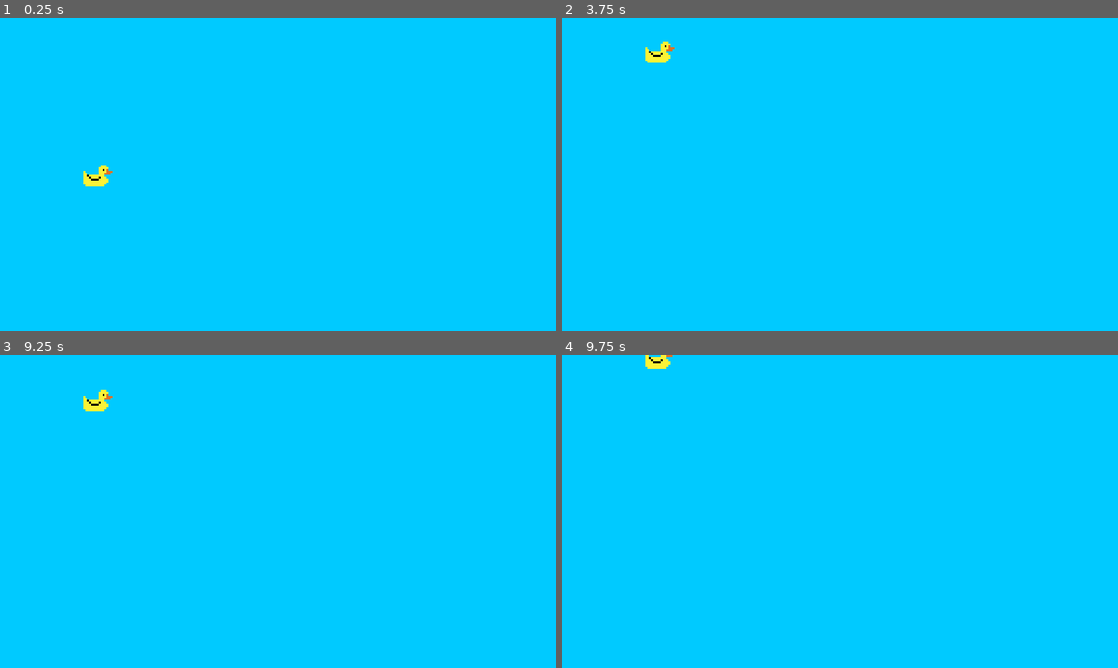
Above: before the commit, frames 1-4 (two rows, left to right).
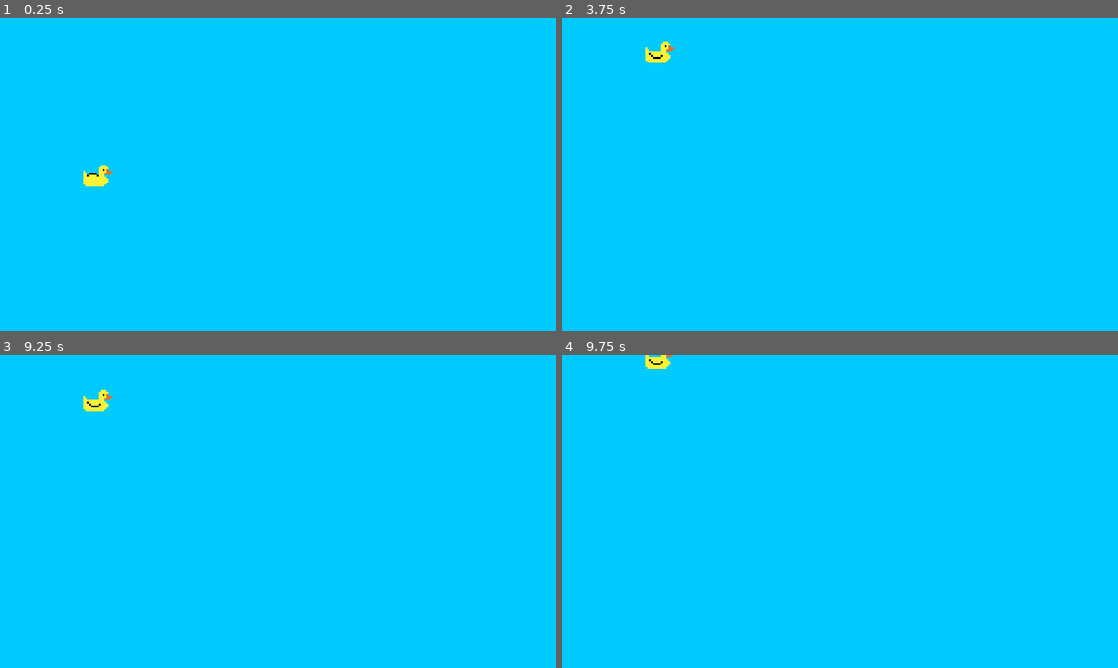
Above: after the commit, the same moments.

Repository: VintageDesign/flappy_bird
Game: Godot game, scene res://scenes/main.tscn
Two runs of this game, one before a commit and one after it. Both use one fixed random seed, a clock stepped at 60 frames per second and the inputs below.
Inputs:
- Up to frame 1 (0.25 s): no input
- Up to frame 2 (3.75 s): tap Enter at 0.5 s; hold Space (jump) 0.53-1.28 s; tap Space (jump) at 1.35, 1.52, 1.82, 2.85, 3.02, 3.32 s; hold Space (jump) 2.03-2.78 s; hold Space (jump) from 3.53 s (still down)
- Up to frame 3 (9.25 s): release Space (jump) at 4.28 s; tap Space (jump) at 4.35, 4.52, 4.82, 5.85, 6.02, 6.32, 7.35, 7.52, 7.82, 8.85, 9.02 s; hold Space (jump) 5.03-5.78 s; hold Space (jump) 6.53-7.28 s; hold Space (jump) 8.03-8.78 s
- Up to frame 4 (9.75 s): tap Space (jump) at 9.32 s; hold Space (jump) from 9.53 s (still down)

The runs differ from the first frame. In frame 1, less than 0.1% of the frame differs, in the area x 16-19%, y 49-52%; in frame 2, less than 0.1%, in the area x 15-19%, y 10-14%; in frame 3, less than 0.1%; in frame 4, less than 0.1%.

Commit message:
Animate player flight

Diff:
--- a/project.godot
+++ b/project.godot
@@ -41,5 +41,5 @@
 
 [rendering]
 
-textures/canvas_textures/default_texture_filter=0
+textures/canvas_textures/default_texture_filter=3
 renderer/rendering_method="mobile"
--- a/scenes/player.gd
+++ b/scenes/player.gd
@@ -24,6 +24,9 @@
 
 		if Input.is_action_pressed("jump"):
 			target_velocity.y = -1 * jump_impulse
+			$AnimatedSprite2D.play("flight")
+
+
 
 		velocity = target_velocity
 		move_and_slide()
@@ -44,3 +47,9 @@
 
 func _on_visible_on_screen_notifier_2d_screen_exited() -> void:
 	end_game()
+
+
+
+
+func _on_animated_sprite_2d_animation_looped() -> void:
+	$AnimatedSprite2D.stop()
--- a/scenes/player.tscn
+++ b/scenes/player.tscn
@@ -1,11 +1,28 @@
-[gd_scene load_steps=5 format=3 uid="uid://bkbs37h0ibl7x"]
+[gd_scene load_steps=10 format=3 uid="uid://bkbs37h0ibl7x"]
 
 [ext_resource type="Texture2D" uid="uid://bxxhuehpjnm02" path="res://art/duck.png" id="1_3vyb7"]
 [ext_resource type="Script" uid="uid://kxfq2womqvig" path="res://scenes/player.gd" id="1_g2els"]
+[ext_resource type="Texture2D" uid="uid://ctjk2egpbh1f7" path="res://art/duck_flying.png" id="3_qhqgy"]
 
 [sub_resource type="CapsuleShape2D" id="CapsuleShape2D_qhqgy"]
 radius = 6.0
 height = 14.0
+
+[sub_resource type="AtlasTexture" id="AtlasTexture_qlg0r"]
+atlas = ExtResource("3_qhqgy")
+region = Rect2(16, 0, 16, 16)
+
+[sub_resource type="AtlasTexture" id="AtlasTexture_tuyoq"]
+atlas = ExtResource("3_qhqgy")
+region = Rect2(32, 0, 16, 16)
+
+[sub_resource type="AtlasTexture" id="AtlasTexture_fjrip"]
+atlas = ExtResource("3_qhqgy")
+region = Rect2(48, 0, 16, 16)
+
+[sub_resource type="AtlasTexture" id="AtlasTexture_dqkch"]
+atlas = ExtResource("3_qhqgy")
+region = Rect2(0, 0, 16, 16)
 
 [sub_resource type="SpriteFrames" id="SpriteFrames_g2els"]
 animations = [{
@@ -17,10 +34,22 @@
 "name": &"default",
 "speed": 5.0
 }, {
-"frames": [],
+"frames": [{
+"duration": 1.0,
+"texture": SubResource("AtlasTexture_qlg0r")
+}, {
+"duration": 1.0,
+"texture": SubResource("AtlasTexture_tuyoq")
+}, {
+"duration": 1.0,
+"texture": SubResource("AtlasTexture_fjrip")
+}, {
+"duration": 1.0,
+"texture": SubResource("AtlasTexture_dqkch")
+}],
 "loop": true,
-"name": &"new_animation",
-"speed": 5.0
+"name": &"flight",
+"speed": 10.0
 }]
 
 [node name="player" type="CharacterBody2D"]
@@ -34,9 +63,11 @@
 
 [node name="AnimatedSprite2D" type="AnimatedSprite2D" parent="."]
 sprite_frames = SubResource("SpriteFrames_g2els")
+animation = &"flight"
 
 [node name="VisibleOnScreenNotifier2D" type="VisibleOnScreenNotifier2D" parent="."]
 position = Vector2(-1.19209e-07, -4.76837e-07)
 scale = Vector2(0.7, 0.6)
 
+[connection signal="animation_looped" from="AnimatedSprite2D" to="." method="_on_animated_sprite_2d_animation_looped"]
 [connection signal="screen_exited" from="VisibleOnScreenNotifier2D" to="." method="_on_visible_on_screen_notifier_2d_screen_exited"]
Binary file added: art/duck_flying.aseprite
Binary file added: art/duck_flying.png
Not shown, added: art/duck_flying.png.import
